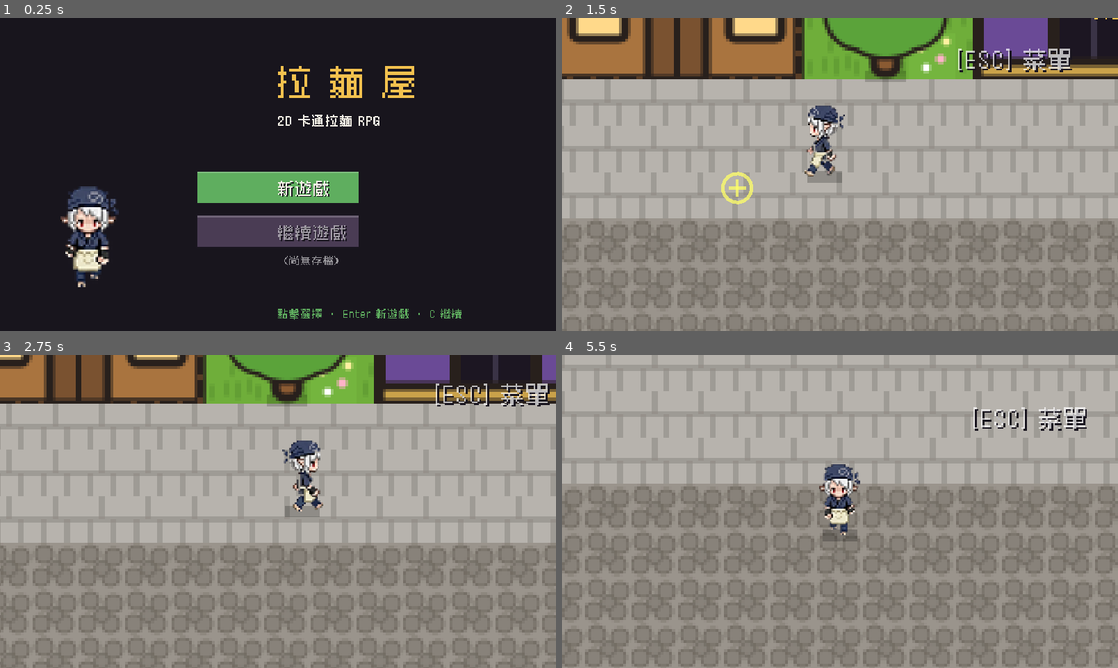
Above: before the commit, frames 1-4 (two rows, left to right).
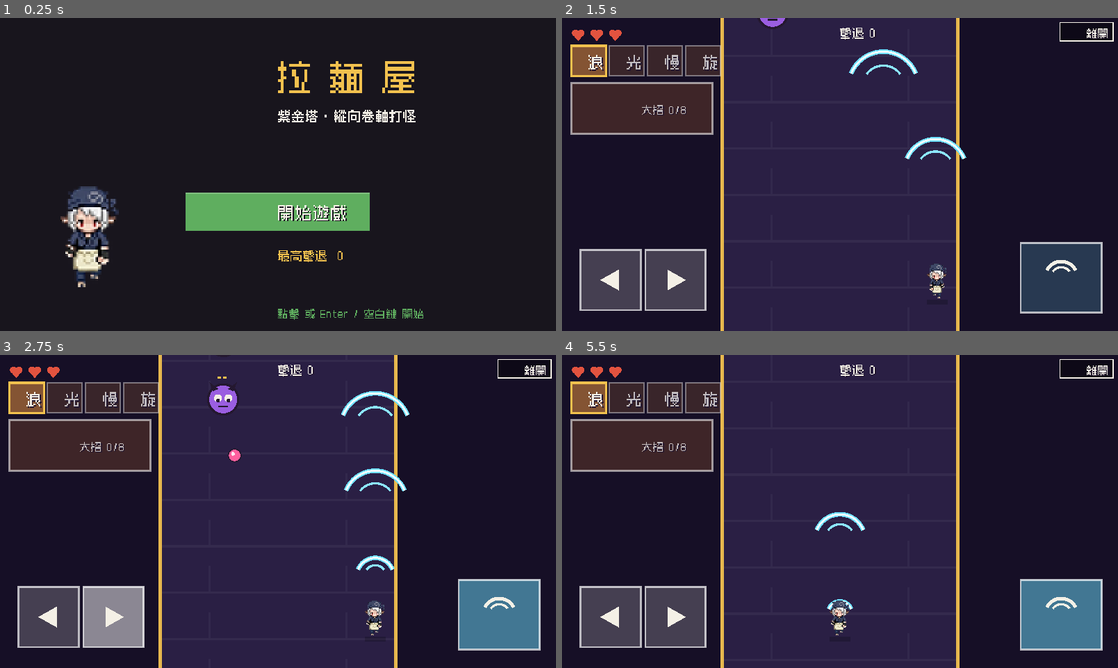
Above: after the commit, the same moments.

Repository: meloalright/ramen-ya
Game: Godot game, scene res://scenes/Menu.tscn
Two runs of this game, one before a commit and one after it. Both use one fixed random seed, a clock stepped at 60 frames per second and the inputs below.
Inputs (mouse positions are in pixels of both pictures, inside the frame that each line leads up to):
- Up to frame 1 (0.25 s): no input
- Up to frame 2 (1.5 s): tap Enter at 0.5, 0.6 s; move the mouse to (962, 158) at 0.52 s; hold D 0.53-1.25 s; click (962, 158) at 0.67 s; tap Space at 0.77, 1.07 s; tap C at 0.8 s; drag from (728, 190) to (812, 237) at 1.27 s
- Up to frame 3 (2.75 s): move the mouse to (333, 442) at 2.02 s; hold D from 2.03 s (still down); hold Space from 2.03 s (still down); tap E at 2.1 s; click (333, 442) at 2.17 s
- Up to frame 4 (5.5 s): release D at 2.75 s; release Space at 2.75 s; drag from (812, 574) to (673, 464) at 2.77 s; move the mouse to (1006, 558) at 3.52 s; hold A 3.53-4.25 s; tap Enter at 3.6 s; click (1006, 558) at 3.67 s; tap Space at 3.77, 4.07 s; tap C at 3.8 s; tap Escape at 4.15 s; drag from (673, 464) to (756, 433) at 4.27 s; move the mouse to (867, 511) at 5.02 s; hold S from 5.03 s (still down); hold Space from 5.03 s (still down); tap M at 5.1 s; click (867, 511) at 5.17 s

The runs differ from the first frame. In frame 1, 8.4% of the frame differs, in the area x 33-83%, y 13-96%; in frame 2, 96%; in frame 3, 96%; in frame 4, 99%, in the area x 0-100%, y 0-100%.

Commit message:
redesign: the game is now a vertical-scrolling shooter only
Dropped the open-map flow: Menu now starts the shooter (Tower.tscn) directly
and the shooter returns to the Menu (no more World/Shop/cooking navigation).
Added a persistent high score (Game.high_score, saved): shown on the menu
and the game-over screen. Menu retitled '紫金塔 · 縱向卷軸打怪' with a single
開始遊戲 button. The world/shop/cooking scenes remain as dormant files.

Co-Authored-By: Claude Opus 4.8 (1M context) <noreply@anthropic.com>

Diff:
--- a/scripts/Game.gd
+++ b/scripts/Game.gd
@@ -10,6 +10,7 @@
 var coins: int = 0
 var world_pos := Vector2.ZERO
 var has_pos := false
+var high_score: int = 0      # best 擊退 count in the shooter
 
 # upgrade levels (bought at the street's upgrade store)
 var up_tip := 0          # +15% tips per level
@@ -39,6 +40,7 @@
 	f.store_string(JSON.stringify({
 		"coins": coins, "x": world_pos.x, "y": world_pos.y, "has_pos": has_pos,
 		"up_tip": up_tip, "up_patience": up_patience, "up_day": up_day,
+		"high": high_score,
 	}))
 	f.close()
 
@@ -59,7 +61,14 @@
 	up_tip = int(d.get("up_tip", 0))
 	up_patience = int(d.get("up_patience", 0))
 	up_day = int(d.get("up_day", 0))
+	high_score = int(d.get("high", 0))
 	return true
+
+
+func submit_score(n: int) -> void:
+	if n > high_score:
+		high_score = n
+		save()
 
 
 func add_coins(n: int) -> void:
--- a/scripts/Menu.gd
+++ b/scripts/Menu.gd
@@ -7,8 +7,7 @@
 const W := 480
 const H := 270
 
-const NEW_RECT := Rect2(170, 132, 140, 28)
-const CONT_RECT := Rect2(170, 170, 140, 28)
+const NEW_RECT := Rect2(160, 150, 160, 34)
 
 const COL_BG    := Color("231f28")
 const COL_WHITE := Color("f4f0e6")
@@ -62,29 +61,14 @@
 
 func _unhandled_input(event: InputEvent) -> void:
 	if event is InputEventMouseButton and event.pressed and event.button_index == MOUSE_BUTTON_LEFT:
-		_click(get_global_mouse_position())
+		_start()
 	elif event is InputEventKey and event.pressed and not event.echo:
-		if event.keycode == KEY_ENTER or event.keycode == KEY_SPACE:
-			_new_game()
-		elif event.keycode == KEY_C and Game.has_save():
-			_continue()
+		if event.keycode in [KEY_ENTER, KEY_SPACE]:
+			_start()
 
 
-func _click(p: Vector2) -> void:
-	if NEW_RECT.has_point(p):
-		_new_game()
-	elif CONT_RECT.has_point(p) and Game.has_save():
-		_continue()
-
-
-func _new_game() -> void:
-	Game.new_game()
-	get_tree().change_scene_to_file("res://scenes/World.tscn")
-
-
-func _continue() -> void:
-	Game.load_game()
-	get_tree().change_scene_to_file("res://scenes/World.tscn")
+func _start() -> void:
+	get_tree().change_scene_to_file("res://scenes/Tower.tscn")
 
 
 # =====================================================================
@@ -98,22 +82,17 @@
 	draw_rect(Rect2(0, 0, W, H), Color(0.07, 0.06, 0.09, 0.62))
 
 	# title
-	_ctext("拉 麵 屋", Vector2(240, 64), 30, COL_YELLOW)
-	_ctext("2D 卡通拉麵 RPG", Vector2(240, 92), 11, COL_WHITE)
+	_ctext("拉 麵 屋", Vector2(240, 60), 30, COL_YELLOW)
+	_ctext("紫金塔 · 縱向卷軸打怪", Vector2(240, 88), 11, COL_WHITE)
 
 	# walking chef on the left
 	_draw_chef(Vector2(78, 232), 92)
 
-	# buttons
-	_button(NEW_RECT, "新遊戲", COL_GREEN, true)
-	var has := Game.has_save()
-	_button(CONT_RECT, "繼續遊戲", COL_YELLOW if has else COL_GREY, has)
-	if has:
-		_ctext("存檔金幣 ￥" + str(Game.coins), Vector2(240, 212), 9, COL_WHITE)
-	else:
-		_ctext("（尚無存檔）", Vector2(240, 212), 9, Color(1, 1, 1, 0.55))
+	# start button + high score
+	_button(NEW_RECT, "開始遊戲", COL_GREEN, true)
+	_ctext("最高擊退  " + str(Game.high_score), Vector2(240, 208), 10, COL_YELLOW)
 
-	_ctext("點擊選擇 ・ Enter 新遊戲 ・ C 繼續", Vector2(240, 258), 9,
+	_ctext("點擊 或 Enter / 空白鍵 開始", Vector2(240, 258), 9,
 		COL_GREEN if int(blink * 2.0) % 2 == 0 else COL_WHITE)
 
 
--- a/scripts/Tower.gd
+++ b/scripts/Tower.gd
@@ -80,6 +80,7 @@
 var bg_y := 0.0
 
 var game_over := false
+var score_submitted := false
 var font: Font
 var chef_tex: Texture2D
 var sfx: AudioStreamPlayer
@@ -199,6 +200,9 @@
 	puffs = puffs.filter(func(p): return p.ttl > 0.0)
 
 	if game_over:
+		if not score_submitted:
+			score_submitted = true
+			_submit_score()
 		queue_redraw()
 		return
 
@@ -395,6 +399,7 @@
 	spread_t = 0.0
 	flash = 0.0
 	game_over = false
+	score_submitted = false
 
 
 func _chip_rect(i: int) -> Rect2:
@@ -426,7 +431,14 @@
 
 
 func _exit() -> void:
-	get_tree().change_scene_to_file("res://scenes/World.tscn")
+	_submit_score()
+	get_tree().change_scene_to_file("res://scenes/Menu.tscn")
+
+
+func _submit_score() -> void:
+	var g = get_node_or_null("/root/Game")
+	if g and defeated > 0:
+		g.submit_score(defeated)
 
 
 # ---- draw -----------------------------------------------------------
@@ -600,9 +612,12 @@
 
 func _draw_over() -> void:
 	draw_rect(Rect2(0, 0, W, H), Color(0.06, 0.04, 0.09, 0.72))
-	_text("被打倒了…", Vector2(W / 2.0, 116), 18, C_RED, HORIZONTAL_ALIGNMENT_CENTER)
-	_text("擊退了 " + str(defeated) + " 隻", Vector2(W / 2.0, 140), 11, C_WHITE, HORIZONTAL_ALIGNMENT_CENTER)
-	_text("點擊重來  ·  ESC 離開", Vector2(W / 2.0, 162), 10,
+	_text("被打倒了…", Vector2(W / 2.0, 108), 18, C_RED, HORIZONTAL_ALIGNMENT_CENTER)
+	_text("擊退了 " + str(defeated) + " 隻", Vector2(W / 2.0, 132), 11, C_WHITE, HORIZONTAL_ALIGNMENT_CENTER)
+	var g = get_node_or_null("/root/Game")
+	var hi: int = max(defeated, g.high_score if g else 0)
+	_text("最高擊退 " + str(hi), Vector2(W / 2.0, 150), 10, C_YELLOW, HORIZONTAL_ALIGNMENT_CENTER)
+	_text("點擊重來  ·  ESC 回主選單", Vector2(W / 2.0, 174), 10,
 		C_YELLOW if int(t * 2.0) % 2 == 0 else C_WHITE, HORIZONTAL_ALIGNMENT_CENTER)
 
 
Binary file changed: assets/fonts/zpix.ttf
